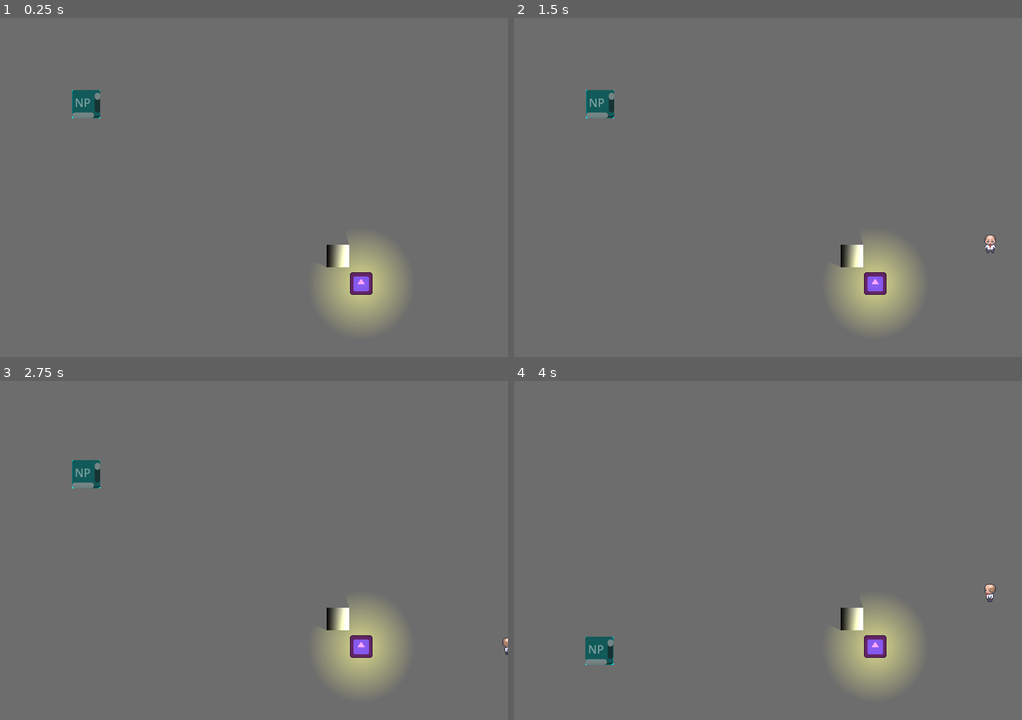
Above: before the commit, frames 1-4 (two rows, left to right).
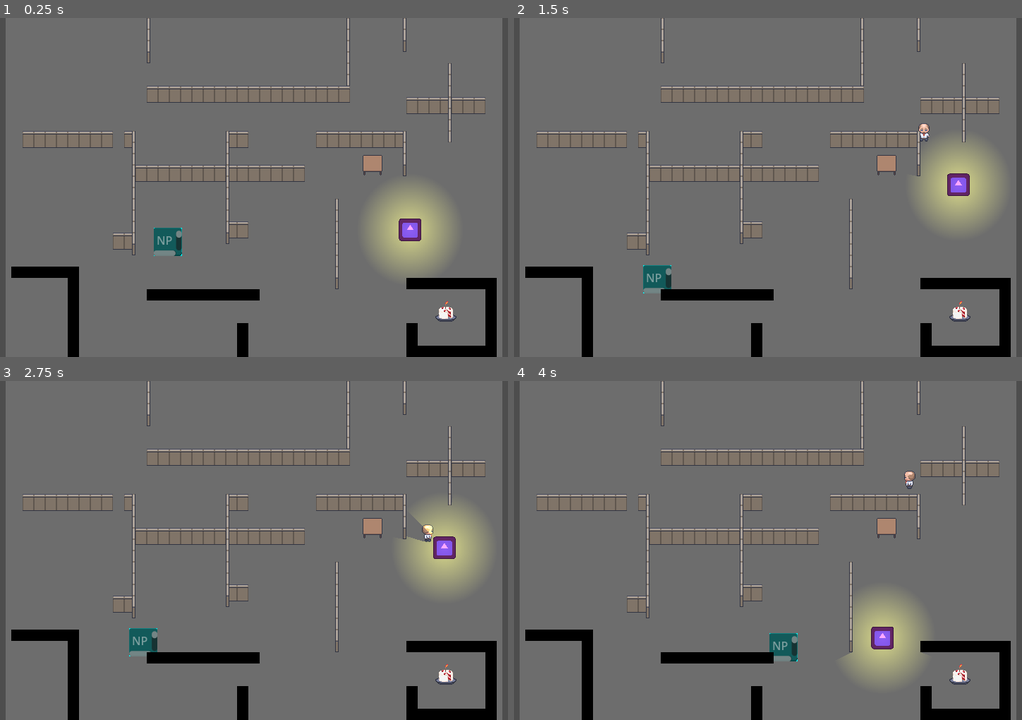
Above: after the commit, the same moments.

Repository: ChrisFlanTheMan/Busy-Work
Game: Godot game, scene res://BasicLevel.tscn
The game is run twice, just before and just after one commit, with the same random seed, the same clock (stepped at 60 frames per second) and the same inputs. Before the commit the project starts from res://main.tscn. The engine's default icon, where the game draws it, is replaced by a stand-in: a white triangle on a blue panel in a dark square.
Inputs:
- Up to frame 1 (0.25 s): no input
- Up to frame 2 (1.5 s): tap Enter at 0.5, 0.6, 1.35 s; hold D 0.53-1.28 s; hold S from 1.28 s (still down)
- Up to frame 3 (2.75 s): release S at 2.03 s; hold D from 2.03 s (still down); tap Enter at 2.1 s
- Up to frame 4 (4 s): release D at 2.78 s; hold W 2.78-3.53 s; tap Enter at 2.85, 3.6 s; hold A from 3.53 s (still down)

The runs differ from the first frame. In frame 1, 16% of the frame differs, in the area x 0-100%, y 0-100%; in frame 2, 17%; in frame 3, 16%; in frame 4, 11%.
Error after the commit: Invalid access to property or key 'position' on a base object of type 'Nil'. (res://enemy.gd:7)

Commit message:
Add movement to boss, update BasicLevel with markers

Diff:
--- a/BasicLevel.tscn
+++ b/BasicLevel.tscn
@@ -1,10 +1,11 @@
-[gd_scene load_steps=27 format=3 uid="uid://behc0vl57r8uj"]
+[gd_scene load_steps=28 format=3 uid="uid://40fl6sudxlgv"]
 
 [ext_resource type="Script" path="res://BasicLevel.gd" id="1_1brv6"]
+[ext_resource type="PackedScene" uid="uid://dtll4y64nibr6" path="res://enemy.tscn" id="2_holq4"]
 [ext_resource type="Texture2D" uid="uid://damaw3e7sethe" path="res://assets/cubicle-wall.png" id="3_w53fw"]
-[ext_resource type="PackedScene" path="res://cake.tscn" id="4_kedwi"]
+[ext_resource type="PackedScene" uid="uid://cbuv6ki8mnflh" path="res://cake.tscn" id="4_kedwi"]
 [ext_resource type="Texture2D" uid="uid://bxnoixkfuyw7b" path="res://assets/Cubicles 4.png" id="4_xqcsy"]
-[ext_resource type="PackedScene" uid="uid://dco100mfa53h5" path="res://npc.tscn" id="5_ql6i5"]
+[ext_resource type="PackedScene" uid="uid://bd4lrl3v2q2ey" path="res://npc.tscn" id="5_ql6i5"]
 [ext_resource type="Texture2D" uid="uid://7v56m4ajevdy" path="res://assets/Desk.png" id="5_siup8"]
 
 [sub_resource type="NavigationPolygon" id="NavigationPolygon_m2pew"]
@@ -244,7 +245,24 @@
 position = Vector2(632, 416)
 
 [node name="npc" parent="." instance=ExtResource("5_ql6i5")]
-position = Vector2(552, 272)
-
-[node name="Sprite2D" type="Sprite2D" parent="."]
-position = Vector2(538, 202)
+position = Vector2(243, 258)
+movement_position_markers_tag = "npc_position_point"
+
+[node name="BossPoint1" type="Marker2D" parent="." groups=["boss_position_point"]]
+position = Vector2(631, 235)
+
+[node name="BossPoint2" type="Marker2D" parent="." groups=["boss_position_point"]]
+position = Vector2(512, 376)
+
+[node name="NPCPoint1" type="Marker2D" parent="." groups=["npc_position_point"]]
+position = Vector2(182, 352)
+
+[node name="NPCPoint2" type="Marker2D" parent="." groups=["npc_position_point"]]
+position = Vector2(364, 359)
+
+[node name="NPCPoint3" type="Marker2D" parent="." groups=["npc_position_point"]]
+position = Vector2(261, 280)
+
+[node name="Enemy" parent="." instance=ExtResource("2_holq4")]
+position = Vector2(553, 337)
+movement_position_markers_tag = "boss_position_point"
--- a/enemy.gd
+++ b/enemy.gd
@@ -1,16 +1,6 @@
-extends CharacterBody2D
+extends npcMovement
 
 @export var spawnPosition: Marker2D
-
-# Called when the node enters the scene tree for the first time.
-func _ready():
-	pass # Replace with function body.
-
-
-# Called every frame. 'delta' is the elapsed time since the previous frame.
-func _process(delta):
-	pass
-
 
 func _on_area_2d_body_entered(body):
 	if body.is_in_group("Player"):
--- a/enemy.tscn
+++ b/enemy.tscn
@@ -11,7 +11,6 @@
 radius = 96.0
 
 [node name="Enemy" type="CharacterBody2D"]
-motion_mode = 1
 script = ExtResource("1_ylmut")
 
 [node name="Sprite2D" type="Sprite2D" parent="."]
@@ -35,4 +34,7 @@
 shadow_enabled = true
 texture = ExtResource("3_xgmvl")
 
+[node name="NavigationAgent2D" type="NavigationAgent2D" parent="."]
+
 [connection signal="body_entered" from="Area2D" to="." method="_on_area_2d_body_entered"]
+[connection signal="target_reached" from="NavigationAgent2D" to="." method="_on_navigation_agent_2d_target_reached"]
--- a/npc.tscn
+++ b/npc.tscn
@@ -17,6 +17,8 @@
 anchors_preset = 15
 anchor_right = 1.0
 anchor_bottom = 1.0
+grow_horizontal = 2
+grow_vertical = 2
 text = "NPC"
 editable = false
 context_menu_enabled = false
--- a/npcMovement.gd
+++ b/npcMovement.gd
@@ -1,21 +1,19 @@
 extends CharacterBody2D
+
+class_name npcMovement
 
 var movement_speed: float = 200.0
 
 var current_position_index: int = 0
-@export var positions: Array = [
-	Vector2(100.0,100.0),
-	Vector2(100.0,500.0),
-	Vector2(900.0,500.0),
-	Vector2(700.0,250.0),
-	Vector2(900.0,100.0)
-]
+@export var movement_position_markers_tag: String
+var movement_position_markers: Array = []
 
-var movement_target_position: Vector2 = positions[current_position_index]
-
+var movement_target_position: Vector2
 @onready var navigation_agent: NavigationAgent2D = $NavigationAgent2D
 
 func _ready():
+	movement_position_markers = get_tree().get_nodes_in_group(movement_position_markers_tag)
+	movement_target_position = movement_position_markers[current_position_index].position
 	# These values need to be adjusted for the actor's speed
 	# and the navigation layout.
 	navigation_agent.path_desired_distance = 4.0
@@ -50,11 +48,11 @@
 
 
 func _on_navigation_agent_2d_target_reached():
-	var print_string: String = "npc reached target " + str(current_position_index)
+	var print_string: String = name + " reached target " + str(current_position_index)
 	#print(print_string)
-	if current_position_index == positions.size() - 1:
+	if current_position_index == movement_position_markers.size() - 1:
 		current_position_index = 0
 	else:
 		current_position_index = current_position_index + 1
 	await get_tree().create_timer(2.5).timeout
-	set_movement_target(positions[current_position_index])
+	set_movement_target(movement_position_markers[current_position_index].position)
--- a/player.tscn
+++ b/player.tscn
@@ -557,7 +557,7 @@
 cull_mode = 1
 polygon = PackedVector2Array(5, 2, 5, 12, -5, 12, -5, 2)
 
-[node name="Player" type="CharacterBody2D"]
+[node name="Player" type="CharacterBody2D" groups=["Player"]]
 motion_mode = 1
 script = ExtResource("1_ks18h")
 
@@ -582,7 +582,7 @@
 parameters/conditions/idle = false
 parameters/conditions/is_moving = false
 parameters/Idle/blend_position = Vector2(0, 0)
-parameters/Walk/blend_position = Vector2(0, 0)
+parameters/Walk/blend_position = Vector2(-1.08737, 0.0207548)
 
 [node name="LightOccluder2D" type="LightOccluder2D" parent="."]
 z_index = -10
--- a/project.godot
+++ b/project.godot
@@ -11,7 +11,7 @@
 [application]
 
 config/name="Busy Work"
-run/main_scene="res://main.tscn"
+run/main_scene="res://BasicLevel.tscn"
 config/features=PackedStringArray("4.1", "GL Compatibility")
 config/icon="res://icon.svg"
 
Not shown: 1 places in npc.tscn that only renumber resources
